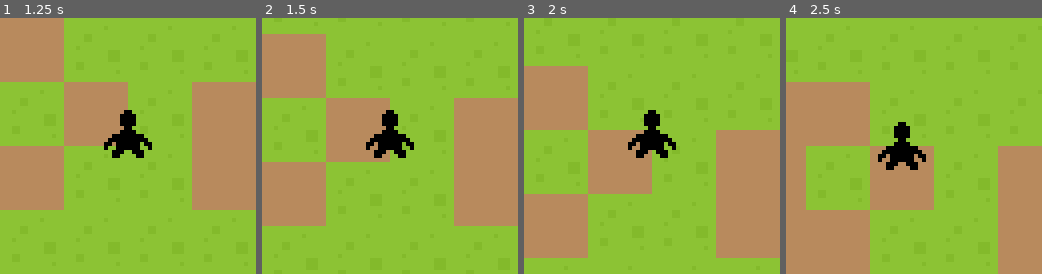
Above: before the commit, frames 1-4 (left to right).
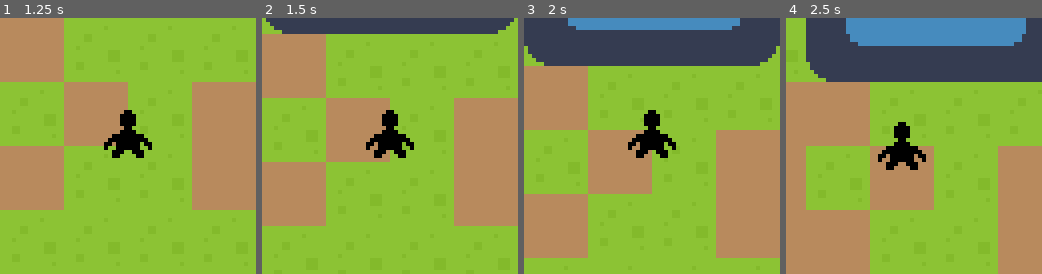
Above: after the commit, the same moments.

Repository: ItsSeaJay/LOWREZJAM2019
Game: Godot game, scene res://Game.tscn
Two runs of this game, one before a commit and one after it. Both use one fixed random seed, a clock stepped at 60 frames per second and the inputs below. The engine's default icon, where the game draws it, is replaced by a stand-in: a white triangle on a blue panel in a dark square.
Inputs:
- Up to frame 1 (1.25 s): tap Enter at 0.5 s; hold Up (move_up) from 0.53 s (still down)
- Up to frame 2 (1.5 s): keep holding Up (move_up)
- Up to frame 3 (2 s): keep holding Up (move_up)
- Up to frame 4 (2.5 s): release Up (move_up) at 2.03 s; hold Left (move_left) from 2.03 s (still down)

Frame 1 is identical in both runs. In frame 2, 5.7% of the frame differs, in the area x 1-99%, y 0-7%; in frame 3, 18%; in frame 4, 23%, in the area x 7-100%, y 0-25%.

Commit message:
Add autoload player variables

Diff:
--- /dev/null
+++ b/godot/autoload/PlayerData.gd
@@ -0,0 +1,4 @@
+extends Node
+
+var position = null
+var health = null
--- a/godot/autoload/SceneChanger.gd
+++ b/godot/autoload/SceneChanger.gd
@@ -1,9 +1,13 @@
 extends Node
+
+signal scene_changed
 
 var current_scene = null
 
 func _ready():
-	current_scene = get_tree().root.get_child(get_tree().root.get_child_count() - 1)
+	# Get the current scene attached to the root node
+	var root = get_tree().root
+	current_scene = root.get_child(root.get_child_count() - 1)
 
 func change_scene(path):
 	# Ensure that the scene isn't changed when code from the current scene is running
@@ -20,3 +24,6 @@
 	# Add the new scene to the graph
 	get_tree().root.add_child(current_scene)
 	get_tree().set_current_scene(current_scene)
+
+	# Emit the signal to let other nodes know when the scene has been changed
+	emit_signal("scene_changed")
--- a/godot/characters/player/Player.gd
+++ b/godot/characters/player/Player.gd
@@ -7,7 +7,8 @@
 var velocity : Vector2
 
 func _ready():
-	pass
+	if PlayerData.position != null:
+		self.position = PlayerData.position
 
 func _physics_process(delta):
 	var direction = Vector2()
--- a/godot/maps/default/DefaultMap.tscn
+++ b/godot/maps/default/DefaultMap.tscn
@@ -1,7 +1,8 @@
-[gd_scene load_steps=3 format=2]
+[gd_scene load_steps=4 format=2]
 
 [ext_resource path="res://tilesets/roguelike/Roguelike.tres" type="TileSet" id=1]
 [ext_resource path="res://characters/player/Player.tscn" type="PackedScene" id=2]
+[ext_resource path="res://portals/test/TestPortal.tscn" type="PackedScene" id=3]
 
 [node name="DefaultMap" type="TileMap"]
 tile_set = ExtResource( 1 )
@@ -11,3 +12,6 @@
 
 [node name="Player" parent="." instance=ExtResource( 2 )]
 position = Vector2( 192, 56 )
+
+[node name="TestPortal" parent="." instance=ExtResource( 3 )]
+position = Vector2( 192, -16 )
--- /dev/null
+++ b/godot/portals/test/TestPortal.gd
@@ -0,0 +1,12 @@
+extends Area2D
+
+export(String, FILE, "*.tscn") var scene_path = "res://maps/default/DefaultMap.tscn"
+export(Vector2) var destination = Vector2(0, 0)
+
+func _ready():
+	self.connect("body_entered", self, "_on_body_entered")
+
+func _on_body_entered(body):
+	if body.name == "Player":
+		PlayerData.position = destination
+		SceneChanger.change_scene(scene_path)
--- /dev/null
+++ b/godot/portals/test/TestPortal.tscn
@@ -0,0 +1,16 @@
+[gd_scene load_steps=4 format=2]
+
+[ext_resource path="res://portals/test/TestPortal.gd" type="Script" id=1]
+[ext_resource path="res://icon.png" type="Texture" id=2]
+
+[sub_resource type="RectangleShape2D" id=1]
+extents = Vector2( 32, 32 )
+
+[node name="TestPortal" type="Area2D"]
+script = ExtResource( 1 )
+
+[node name="CollisionShape2D" type="CollisionShape2D" parent="."]
+shape = SubResource( 1 )
+
+[node name="Sprite" type="Sprite" parent="."]
+texture = ExtResource( 2 )
--- a/godot/project.godot
+++ b/godot/project.godot
@@ -27,6 +27,7 @@
 [autoload]
 
 SceneChanger="*res://autoload/SceneChanger.gd"
+PlayerData="*res://autoload/PlayerData.gd"
 
 [display]
 
